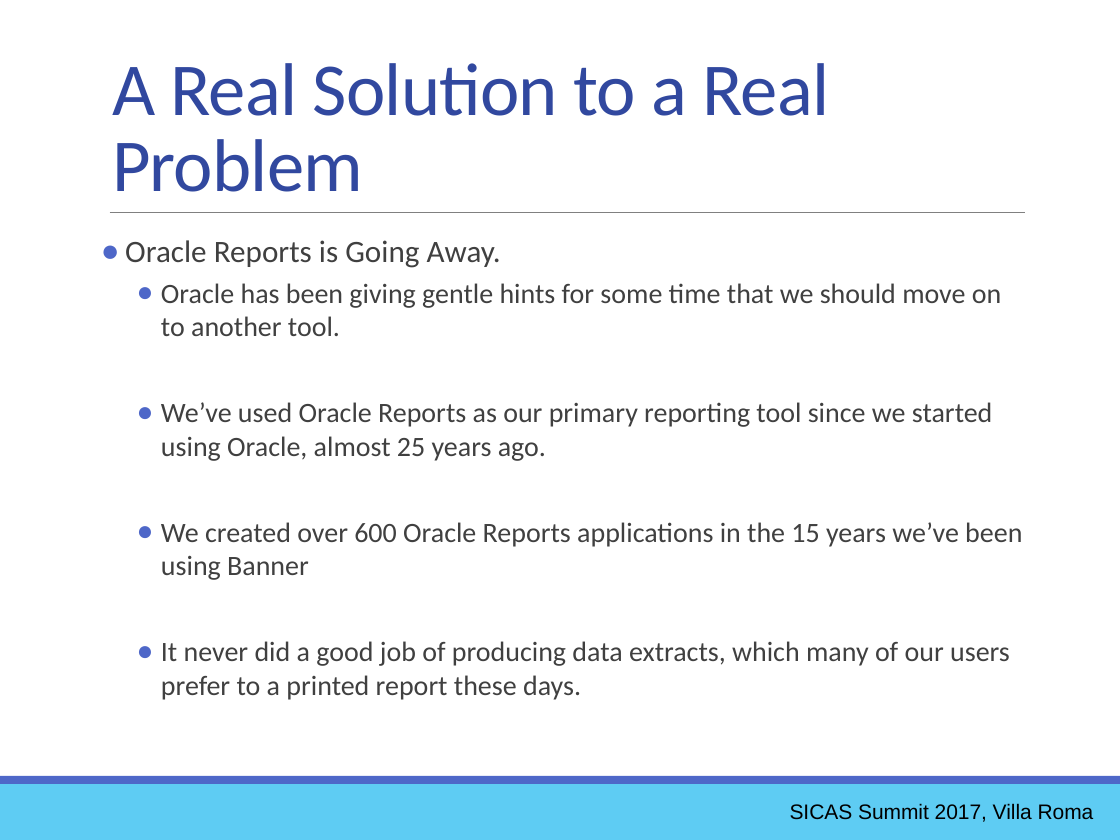
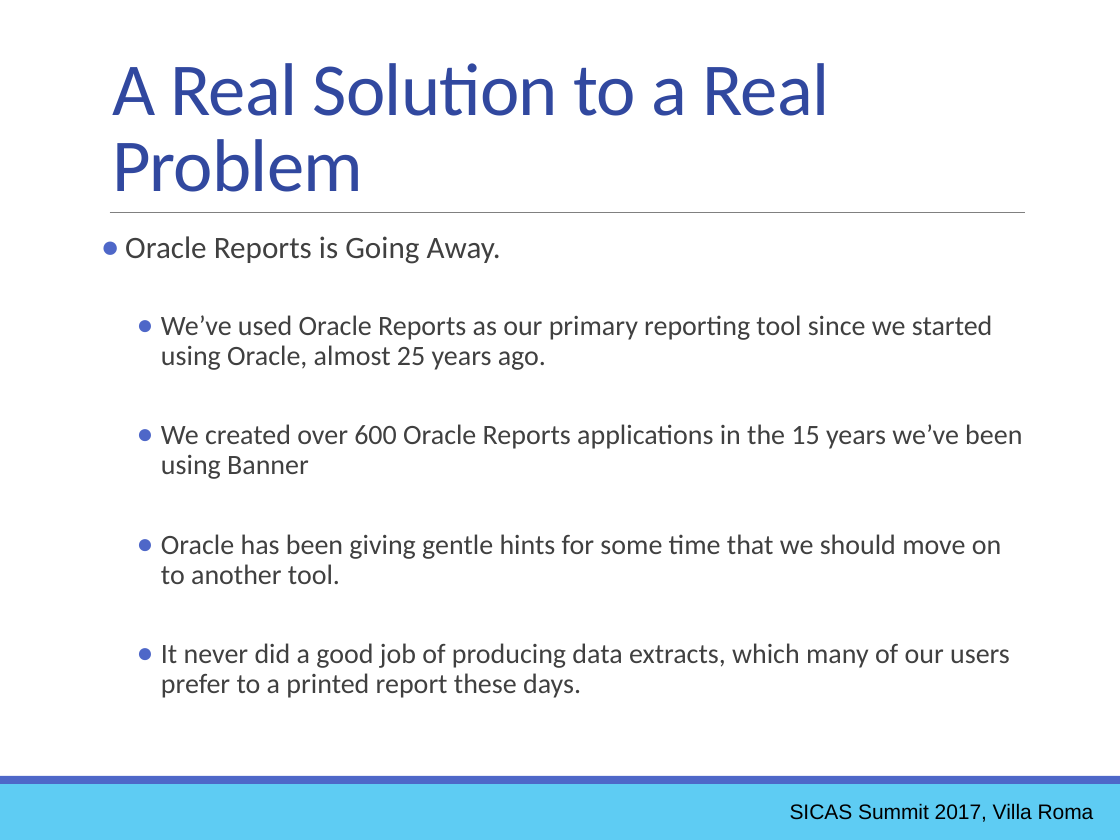
Before and after one commit to ewcole/simple_report, a slide deck: slide 5 of docs/SICAS_2017/Drop-InReportingWithGroovy.pptx. Drawn at 1120x840 pixels with LibreOffice and Linux fonts; fonts in the diff are those of the drawing. Boxes give left, top, right and bottom in pixels: in the first picture for what was removed or moved away, otherwise in the second. Text is boxed around its words. In the diff, an @@ line names an element or a change of style, - is before the commit and + after.

Commit message:
More changes to powerpoint

```diff
--- a/docs/SICAS_2017/Drop-InReportingWithGroovy.pptx
+++ b/docs/SICAS_2017/Drop-InReportingWithGroovy.pptx
@@ text at [125, 236, 1022, 698]: line spacing 1 to 0.9 @@
@@ text at [161, 283, 1001, 336]: paragraph removed @@
-  ● Oracle has been giving gentle hints for some time that we should move on to another tool.
@@ text at [161, 534, 1001, 584]: paragraph added @@
+  ● Oracle has been giving gentle hints for some time that we should move on to another tool.
```
Also in this commit, not shown: 1 other slide changed, 1 other file.
